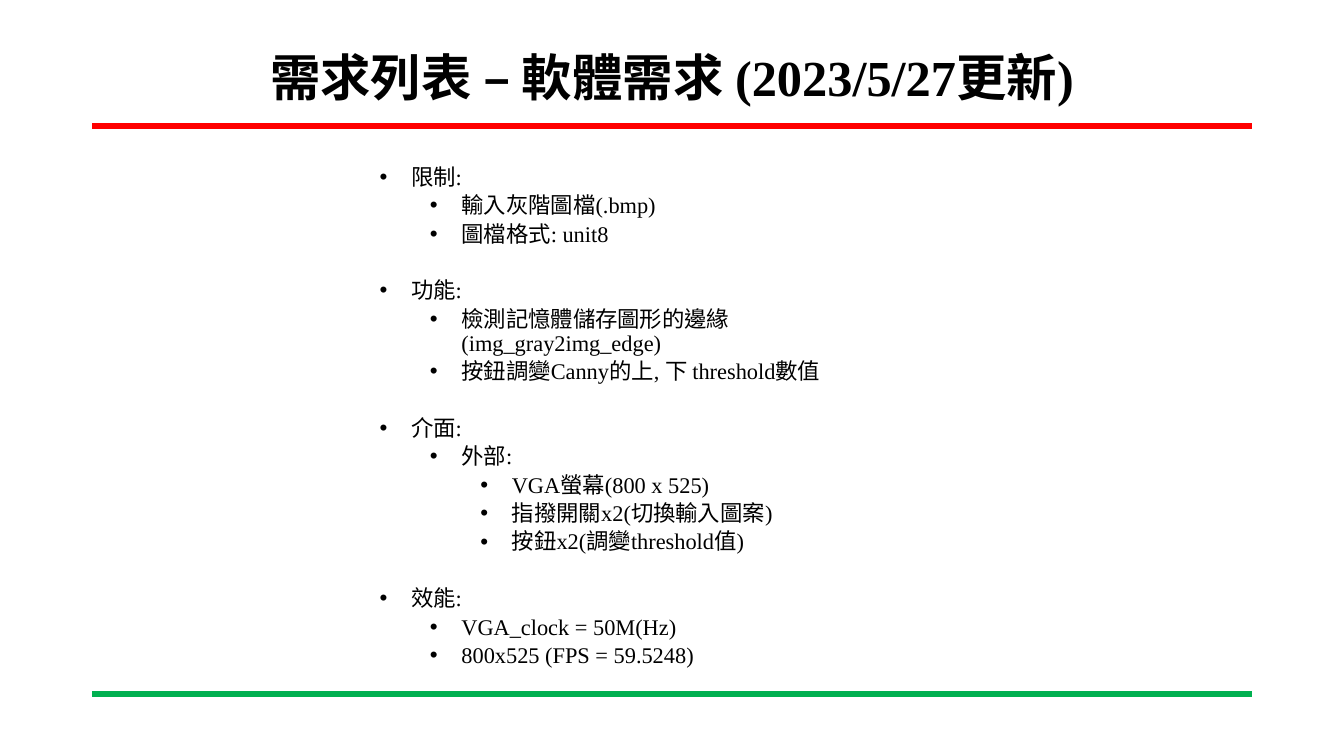
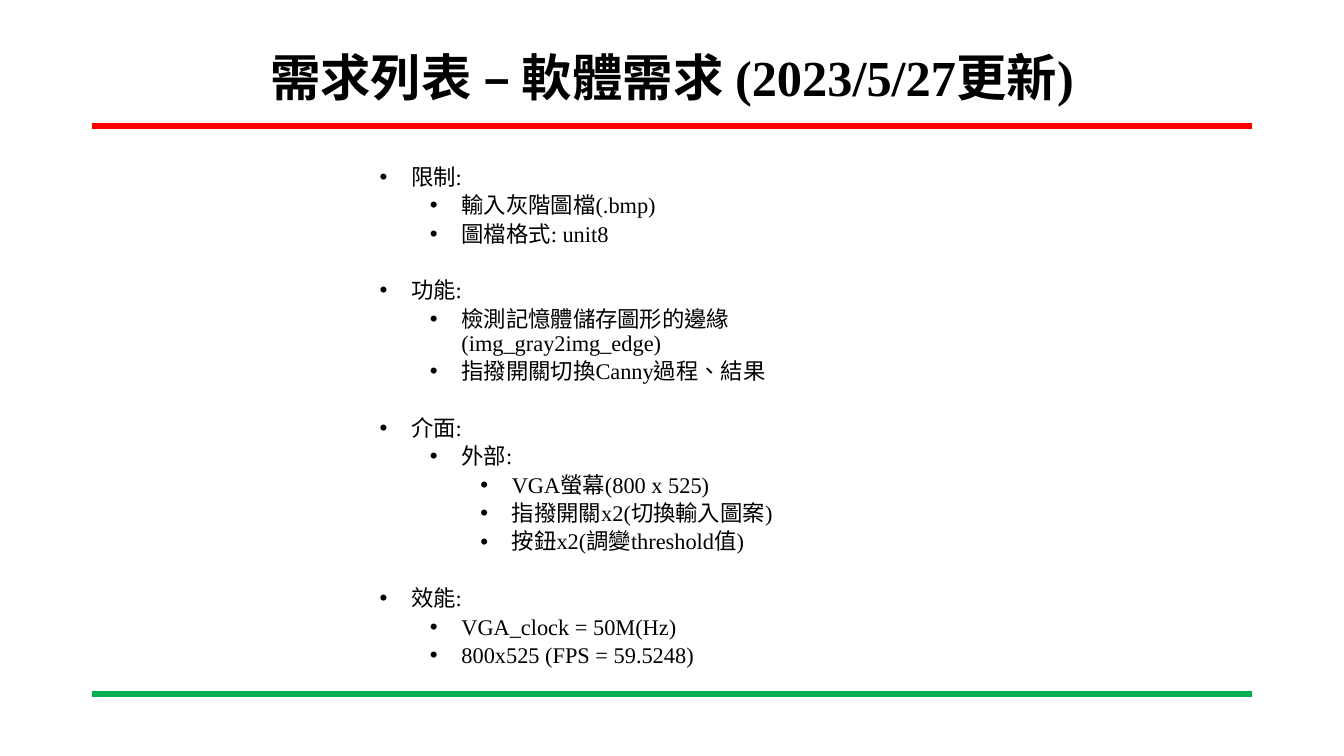
Before and after one commit to ing0331/FPGA, a slide deck: slide 5 of HW8_Canny_BRam/N06-Tutorial/專案進度報告-Canny_VGA-吳東穎-20230607.pptx. Drawn at 1344x756 pixels with LibreOffice and Linux fonts; fonts in the diff are those of the drawing; background and template pictures are left out. Boxes give left, top, right and bottom in pixels: in the first picture for what was removed or moved away, otherwise in the second. Text is boxed around its words. In the diff, an @@ line names an element or a change of style, - is before the commit and + after.

```diff
--- a/HW8_Canny_BRam/N06-Tutorial/專案進度報告-Canny_VGA-吳東穎-20230607.pptx
+++ b/HW8_Canny_BRam/N06-Tutorial/專案進度報告-Canny_VGA-吳東穎-20230607.pptx
@@ text at box(461, 360, 765, 384): text changed @@
-    • 按鈕調變Canny的上, 下 threshold數值
+    • 指撥開關切換Canny過程、結果
```
Also in this commit, not shown: 4 other slides changed, 6 slides added.
